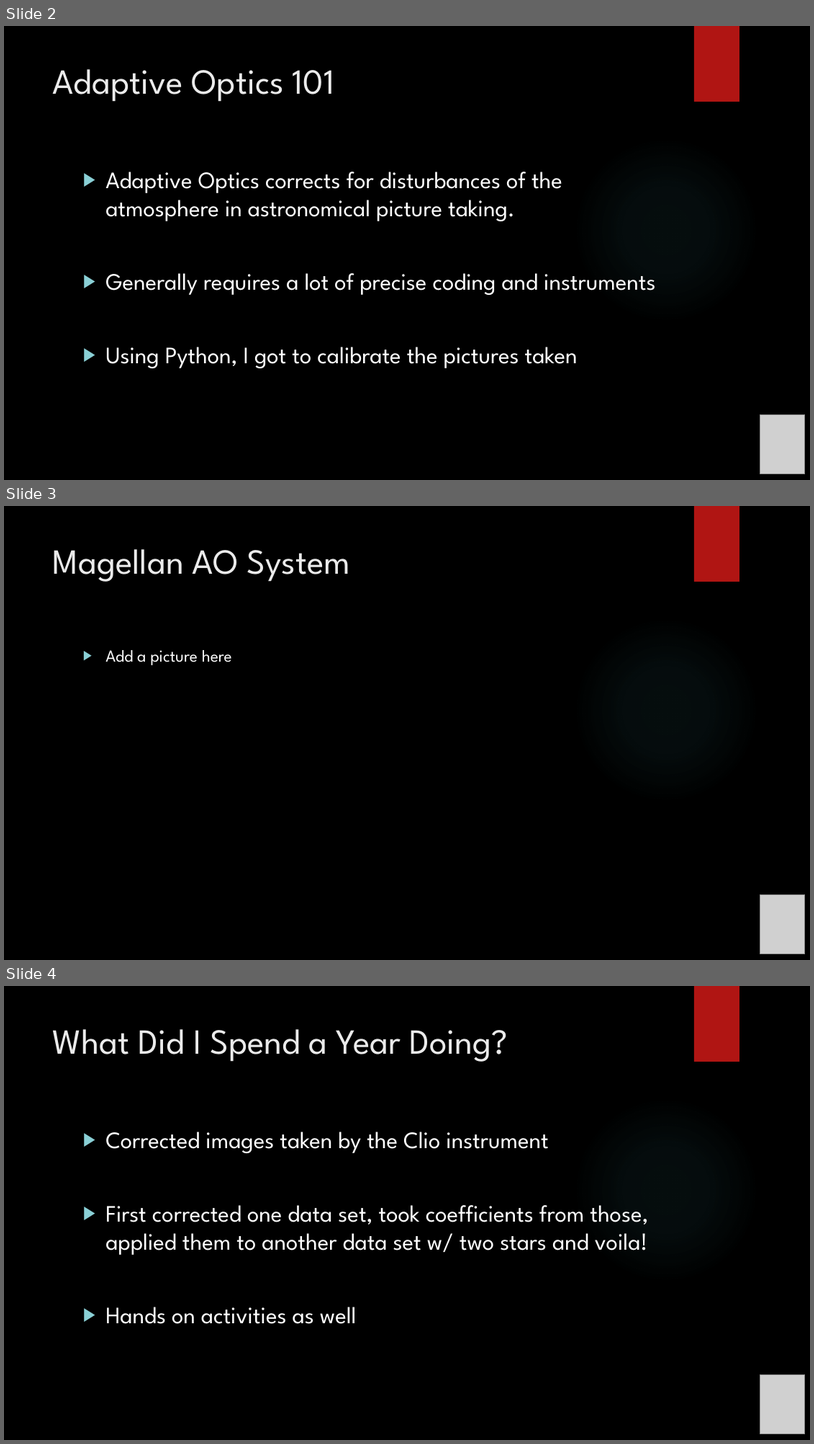
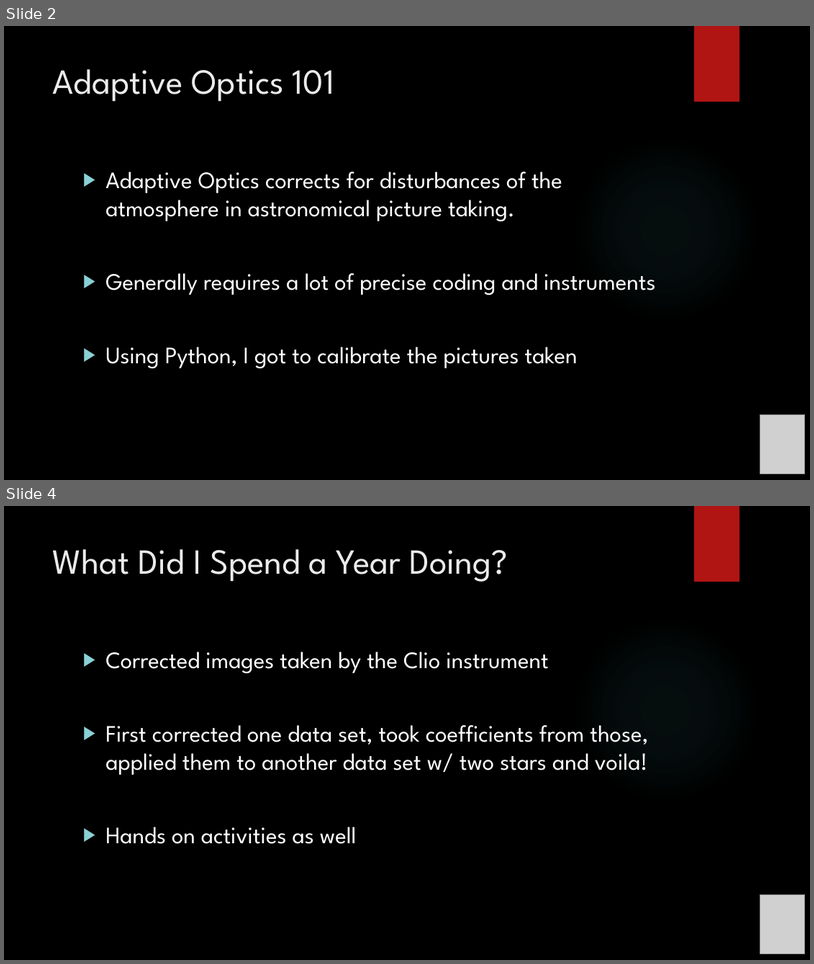
Before and after one commit to exoworlds/clio2016-2017, a slide deck: notes/symposium_presentation.pptx. Shown one above the other, each under a label of ours: slides 2, 3 and 4 before the commit, slides 2 and 4 after it; the slides between them are not shown. The pictures are 814x1444 and 814x964 pixels, drawn with LibreOffice and Linux fonts; fonts in the diff are those of the drawing; grey boxes stand for pictures; background and template pictures are left out. Boxes give left, top, right and bottom in pixels: in the first picture for what was removed or moved away, otherwise in the second. Text is boxed around its words. In the diff, an @@ line names an element or a change of style, - is before the commit and + after.

```diff
--- a/notes/symposium_presentation.pptx
+++ b/notes/symposium_presentation.pptx
@@ slide 3 removed at bbox=[4, 506, 810, 960], background picture (left out); not listed: 2 template elements that a slide beside it also shows @@
@@ title removed at bbox=[53, 549, 350, 582] @@
-Magellan AO System
@@ text removed at bbox=[106, 650, 232, 665] @@
-▶ Add a picture here
@@ picture removed at bbox=[761, 894, 805, 955] @@
```
Also in this commit, not shown: 1 slide added, 1 other file.
